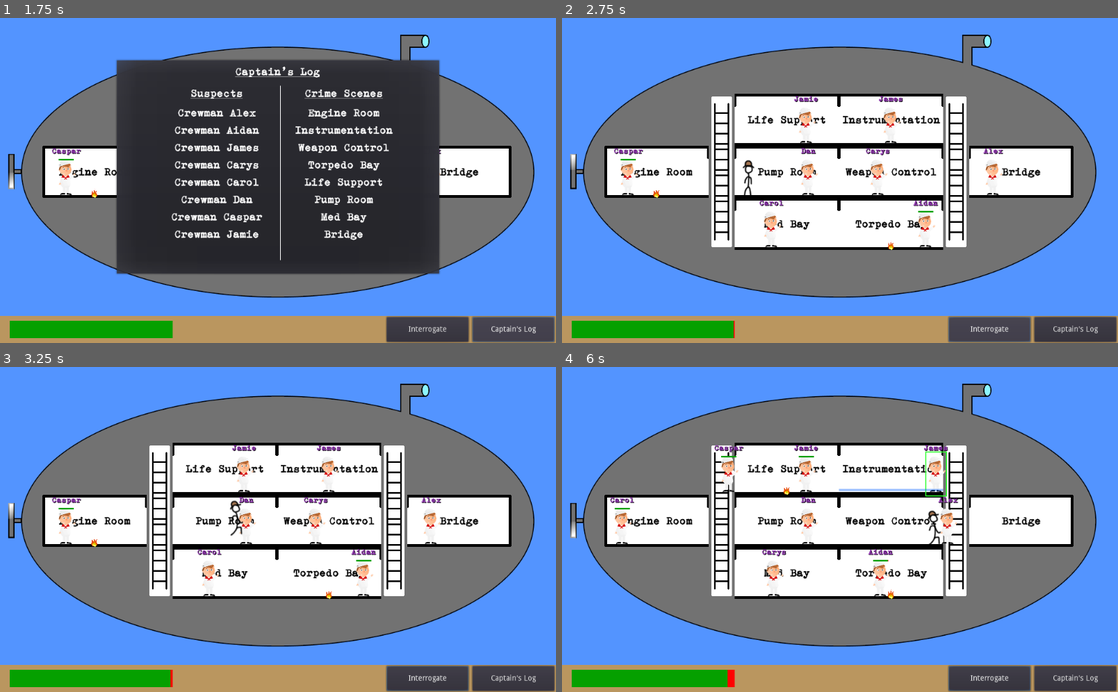
Above: before the commit, frames 1-4 (two rows, left to right).
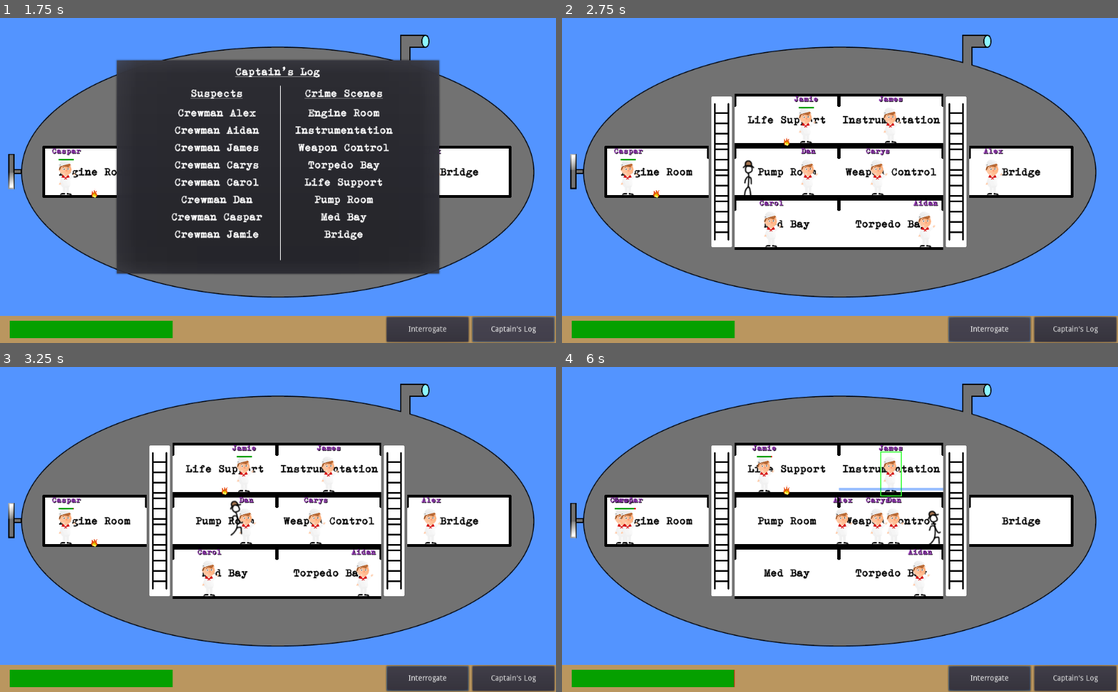
Above: after the commit, the same moments.

Repository: danielcannell/deep-clue-sea
Game: Godot game, scene res://menu/StartMenu.tscn
Same seed, same stepped clock (60 frames per second), same inputs: the game is played once before the commit and once after it.
Inputs (mouse positions are in pixels of both pictures, inside the frame that each line leads up to):
- Up to frame 1 (1.75 s): click (139, 274) at 0.5 s; click "Captain's Log" at 1.25 s
- Up to frame 2 (2.75 s): click "Interrogate" at 2 s
- Up to frame 3 (3.25 s): move the mouse to (94, 519) at 2.77 s; hold D (move_right) from 2.78 s (still down); click (94, 519) at 2.92 s; tap W (jump) at 3.02 s
- Up to frame 4 (6 s): move the mouse to (890, 467) at 3.52 s; click (890, 467) at 3.67 s; tap W (jump) at 3.77, 5.27 s; move the mouse to (890, 519) at 4.27 s; release D (move_right) at 4.28 s; hold A (move_left) 4.28-5.03 s; click (890, 519) at 4.42 s; move the mouse to (890, 571) at 5.02 s; hold D (move_right) from 5.03 s (still down); click (890, 571) at 5.17 s; move the mouse to (784, 467) at 5.77 s; click (784, 467) at 5.92 s

Frame 1 is identical in both runs. In frame 2, less than 0.1% of the frame differs, in the area x 30-67%, y 27-99%; in frame 3, 0.1%; in frame 4, 2.8%, in the area x 9-72%, y 23-99%.

Commit message:
Move constants to Globals

Diff:
--- a/Globals.gd
+++ b/Globals.gd
@@ -50,20 +50,38 @@
     Rooms.LowerRightLadder,
 ]
 
+
 # Global vars for the win screen
 var win_text = ""
 
 
+# Detective settings
 const ROOM_KNOWLEDGE_COUNT = 2
 const TRAITOR_KNOWLEDGE_COUNT = 2
 
+
 # Crewman settings
 const CREW_SPEED = 200
+const FLOODED_MAX_SPEED = 0.25
 const HEALING_RATE = 10
+
 const FIRE_DAMAGE_RATE = 20
+
+const ROOM_FLOODING_DROWNING_LIMIT = 0.7
 const DROWNING_DAMAGE_RATE = 10
-const FLOODED_MAX_SPEED = 0.25
-const CREW_MAX_HITPOINTS = 100
+
+const CREW_MAX_HITPOINTS = 25
 
 const INTERACTRION_DISTANCE = 40
 const BUGGER_OFF_TIME = 10
+
+const IDLE_TIME_MIN = 3
+const IDLE_TIME_MAX = 10
+
+
+# Environment settings
+const DISASTER_PERCENTAGE_PER_SECOND = 40
+const FIRE_PERCENTAGE = 80 # Floods are the complement of this
+
+const SUB_MAX_HITPOINTS = 100
+const SUB_FIRE_DAMAGE_RATE = 0.05
--- a/crewmen/Crewman.gd
+++ b/crewmen/Crewman.gd
@@ -14,11 +14,7 @@
 
 # Each crewman has a name, and is the traitor or not
 var crew_name = null setget set_crewname
-var traitor = false
 var hitpoints = Globals.CREW_MAX_HITPOINTS
-var happiness = 1.0
-var room_knowledge = []
-var traitor_knowledge = []
 
 # Current state info
 var state = crew_state.IDLE
@@ -66,7 +62,7 @@
     # Update the current room
     current_room = sub.containing_room_id(position)
     hitpoints -= (sub.room(current_room).fire() * Globals.FIRE_DAMAGE_RATE * delta)
-    if sub.room(current_room).flooding() > 0.7:
+    if sub.room(current_room).flooding() > Globals.ROOM_FLOODING_DROWNING_LIMIT:
         hitpoints -= Globals.DROWNING_DAMAGE_RATE * delta
     var current_speed = ((1 - sub.room(current_room).flooding() * Globals.FLOODED_MAX_SPEED) * Globals.CREW_SPEED)
 
@@ -121,10 +117,10 @@
 
             # Heal if necessary
             elif current_room == Globals.Rooms.MedBay:
-                if hitpoints < 100:
+                if hitpoints < Globals.CREW_MAX_HITPOINTS:
                     hitpoints += Globals.HEALING_RATE * delta
-                    if hitpoints > 100:
-                        hitpoints = 100
+                    if hitpoints > Globals.CREW_MAX_HITPOINTS:
+                        hitpoints = Globals.CREW_MAX_HITPOINTS
                         state = crew_state.IDLE
                 else:
                     state = crew_state.IDLE
@@ -143,7 +139,7 @@
             # Otherwise, wait for a random short time, then go to random room
             else:
                 if not idle_time:
-                    idle_time = randi() % 7  + 3
+                    idle_time = rand_range(Globals.IDLE_TIME_MIN, Globals.IDLE_TIME_MAX)
                 else:
                     idle_time -= delta
                     if idle_time <= 0:
--- a/crewmen/Healthbar.gd
+++ b/crewmen/Healthbar.gd
@@ -4,8 +4,8 @@
     pass
 
 func _on_Crewman_hitpoints_update(hp):
-    if hp == 100:
+    if hp == Globals.CREW_MAX_HITPOINTS:
         visible = false
     else:
         visible = true
-        get_node("Green").set_scale(Vector2(hp / 100.0, 1))
+        get_node("Green").set_scale(Vector2(hp / float(Globals.CREW_MAX_HITPOINTS), 1))
--- a/hud/HUD.gd
+++ b/hud/HUD.gd
@@ -4,7 +4,7 @@
 signal chat_option_selected
 
 func _on_Submarine_hitpoints_update(hp):
-    get_node("Healthbar/Green").set_scale(Vector2(hp / 100.0, 1))
+    get_node("Healthbar/Green").set_scale(Vector2(hp / float(Globals.SUB_MAX_HITPOINTS), 1))
 
 func _on_LogButton_pressed():
     get_node("LogWindow").popup()
--- a/submarine/Submarine.gd
+++ b/submarine/Submarine.gd
@@ -1,8 +1,6 @@
 extends Node2D
 
-const BURN_DAMAGE = 0.5
-
-var hitpoints = 100
+var hitpoints = Globals.SUB_MAX_HITPOINTS
 
 signal dead
 signal hitpoints_update
@@ -24,7 +22,7 @@
         for roomid in Globals.ROOMS_LIST:
             var r = room(roomid)
             if r.fire() > 0.0:
-                hitpoints -= BURN_DAMAGE * delta
+                hitpoints -= Globals.SUB_FIRE_DAMAGE_RATE * delta
 
         emit_signal("hitpoints_update", hitpoints)
 
--- a/submarine/environment/Environment.gd
+++ b/submarine/environment/Environment.gd
@@ -15,14 +15,12 @@
     time += delta
     if time > TICK_TIME:
         time -= TICK_TIME
-        #disaster = rand_range(0, 10) < 1
-        disaster = true
+        disaster = rand_range(0, 100) < Globals.DISASTER_PERCENTAGE_PER_SECOND
 
     if disaster:
-        print("disaster")
         var room_id = Globals.ROOMS_LIST[randi() % NUMROOMS]
         var affected_room = submarine.room(room_id)
-        var is_fire = rand_range(0, 100) < 80
+        var is_fire = rand_range(0, 100) < Globals.FIRE_PERCENTAGE
         if is_fire or room_id == Globals.Rooms.PumpRoom:
             affected_room.start_fire()
         else:
